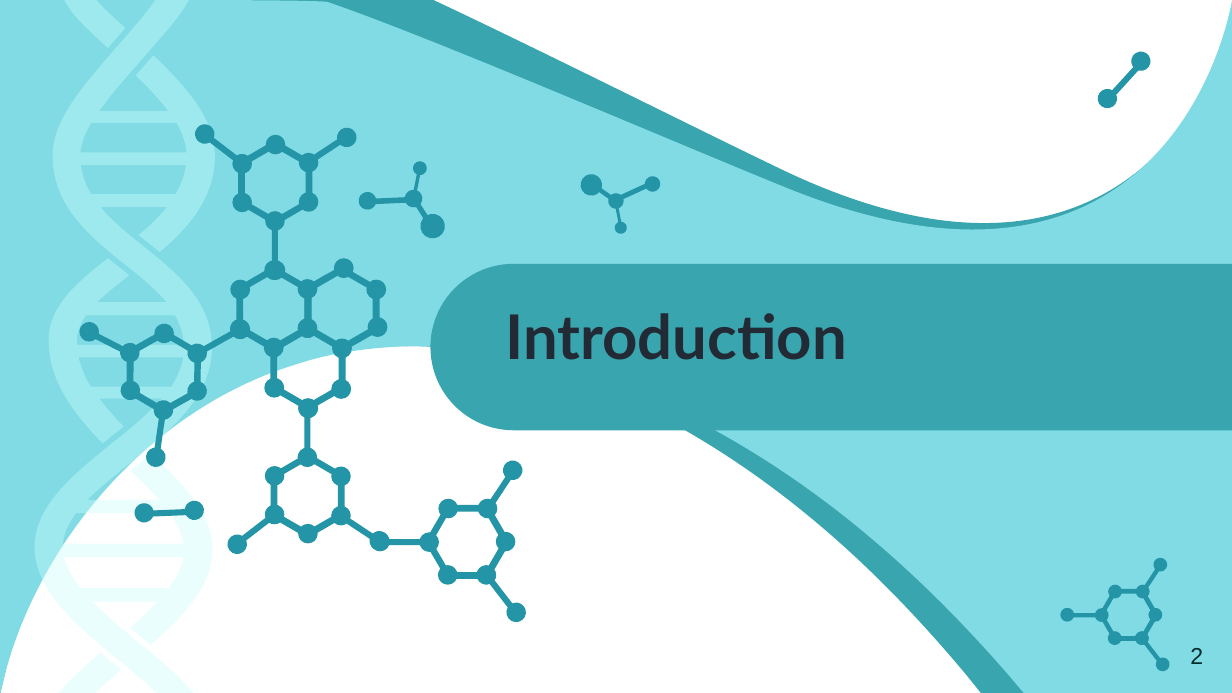
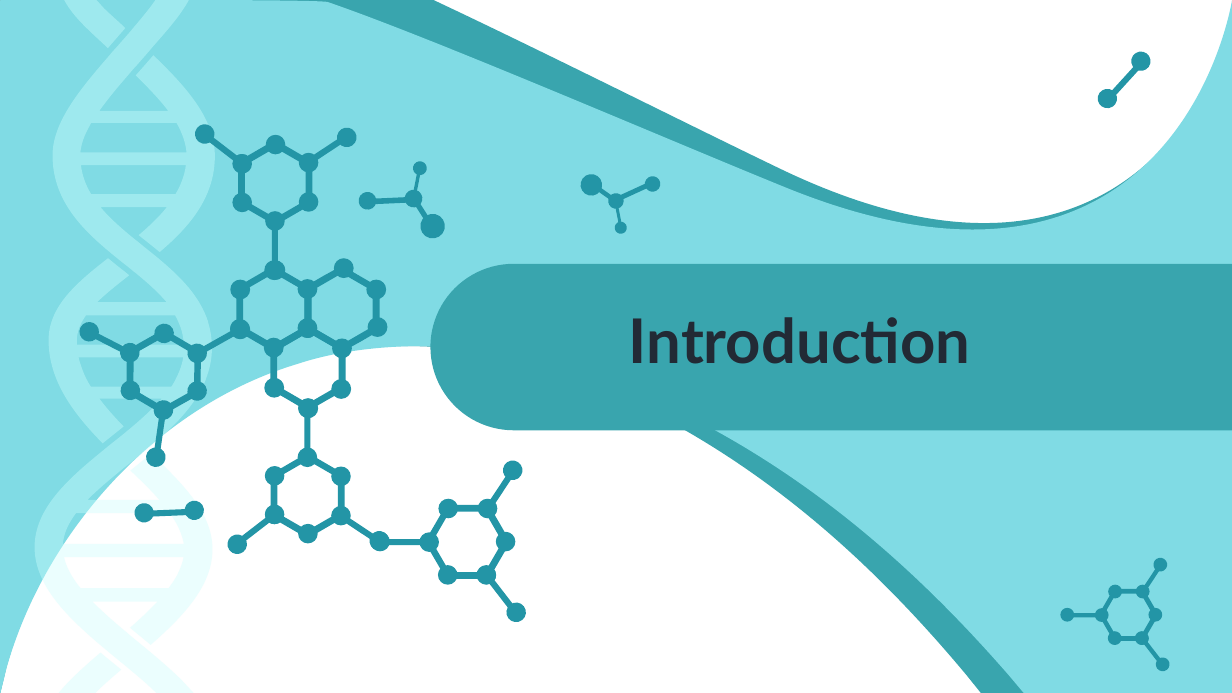
Before and after one commit to mtzynb/MyThesis, a slide deck: slide 3 of ThesisPresentation/thesis_presentation_26012022_Winter.pptx. Drawn at 1232x693 pixels with LibreOffice and Linux fonts; fonts in the diff are those of the drawing. Boxes give left, top, right and bottom in pixels: in the first picture for what was removed or moved away, otherwise in the second. Text is boxed around its words. In the diff, an @@ line names an element or a change of style, - is before the commit and + after.

```diff
--- a/ThesisPresentation/thesis_presentation_26012022_Winter.pptx
+++ b/ThesisPresentation/thesis_presentation_26012022_Winter.pptx
@@ text "Introduction": place and size @@
-text "Introduction" at bbox=[506, 313, 847, 360]
+text "Introduction" at bbox=[629, 317, 970, 364]
@@ text "Introduction" at bbox=[629, 317, 970, 364]: alignment left to centre @@
@@ text removed at bbox=[1190, 648, 1203, 664] @@
-2
```
Also in this commit, not shown: 35 other slides changed, 4 slides removed.
